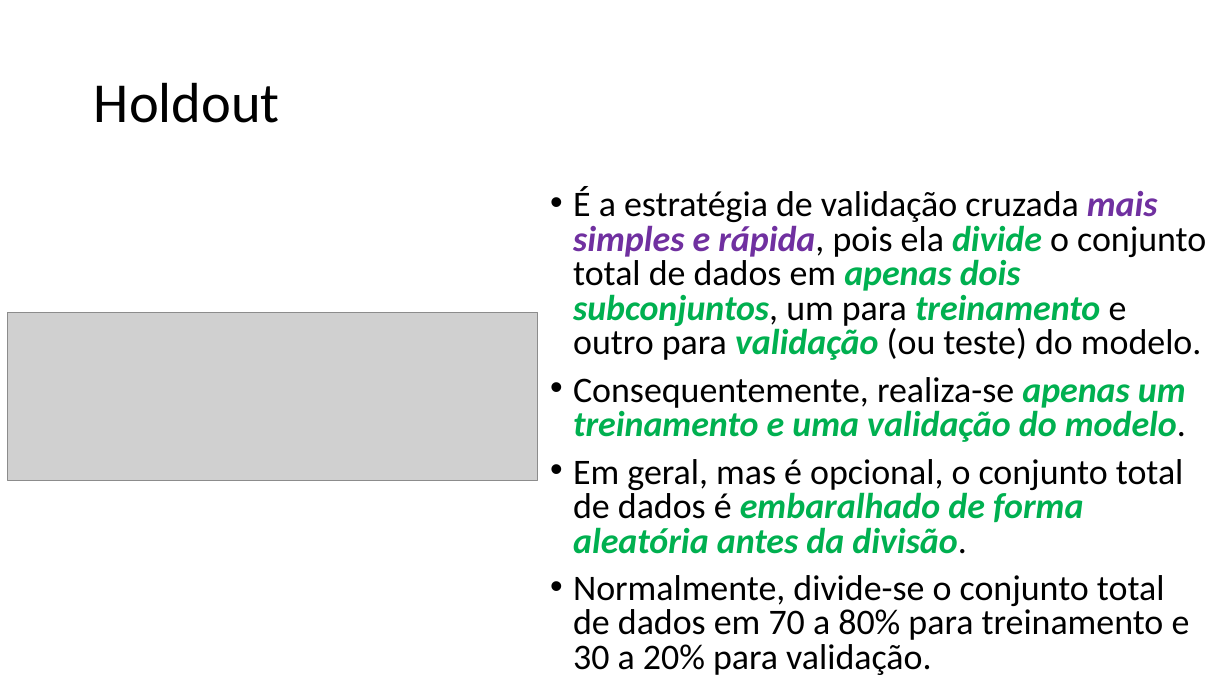
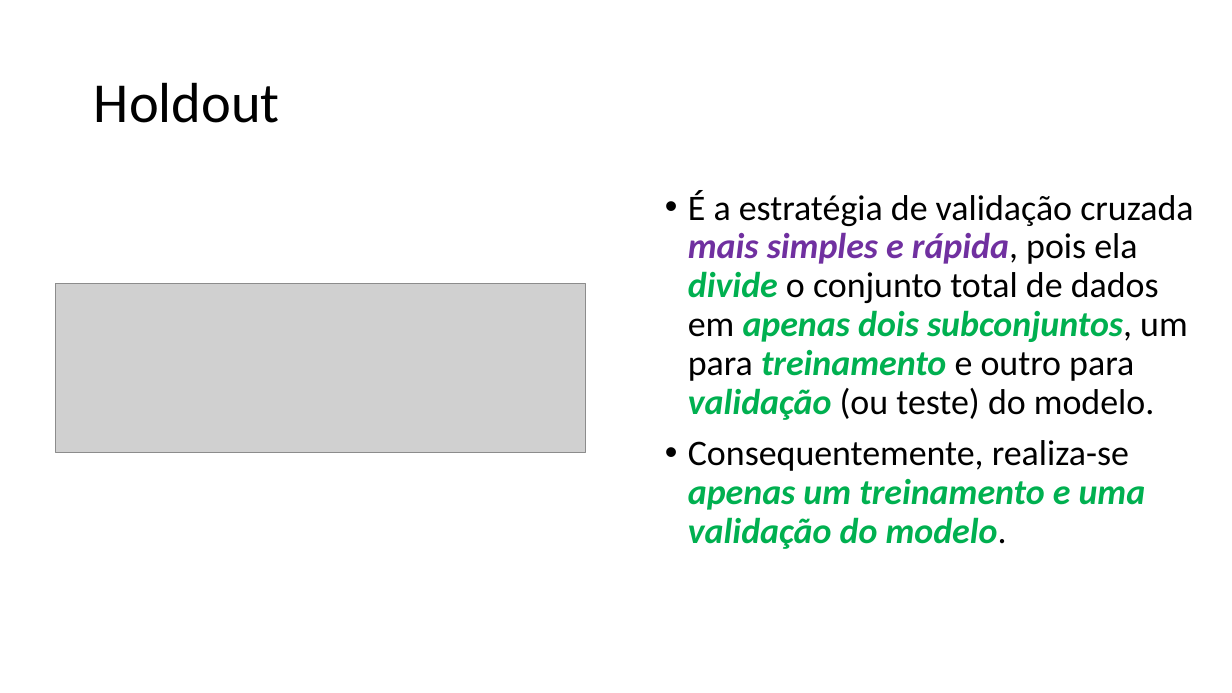
Before and after one commit to zz4fap/t319_aprendizado_de_maquina, a slide deck: slide 6 of slides/T319_Regressão_Linear (Parte V).pptx. Drawn at 1232x693 pixels with LibreOffice and Linux fonts; fonts in the diff are those of the drawing; grey boxes stand for pictures. Boxes give left, top, right and bottom in pixels: in the first picture for what was removed or moved away, otherwise in the second. Text is boxed around its words. In the diff, an @@ line names an element or a change of style, - is before the commit and + after.

Commit message:
update of slides

```diff
--- a/slides/T319_Regressão_Linear (Parte V).pptx
+++ b/slides/T319_Regressão_Linear (Parte V).pptx
@@ text "É a estratégia de validação ...": place and size @@
-text "É a estratégia de validação ..." at <box>573,186,1206,675</box>
+text "É a estratégia de validação ..." at <box>688,190,1193,549</box>
@@ text "É a estratégia de validação ..." at <box>688,190,1193,549</box>: line spacing 0.8 to 0.9 @@
@@ picture: place and size @@
-picture at <box>7,312,538,481</box>
+picture at <box>55,284,586,452</box>
@@ text at <box>573,459,1190,675</box>: paragraphs removed @@
-• Em geral, mas é opcional, o conjunto total de dados é embaralhado de forma aleatória antes da divisão.
-• Normalmente, divide-se o conjunto total de dados em 70 a 80% para treinamento e 30 a 20% para validação.
```
Also in this commit, not shown: 1 slide added, 1 other file.
